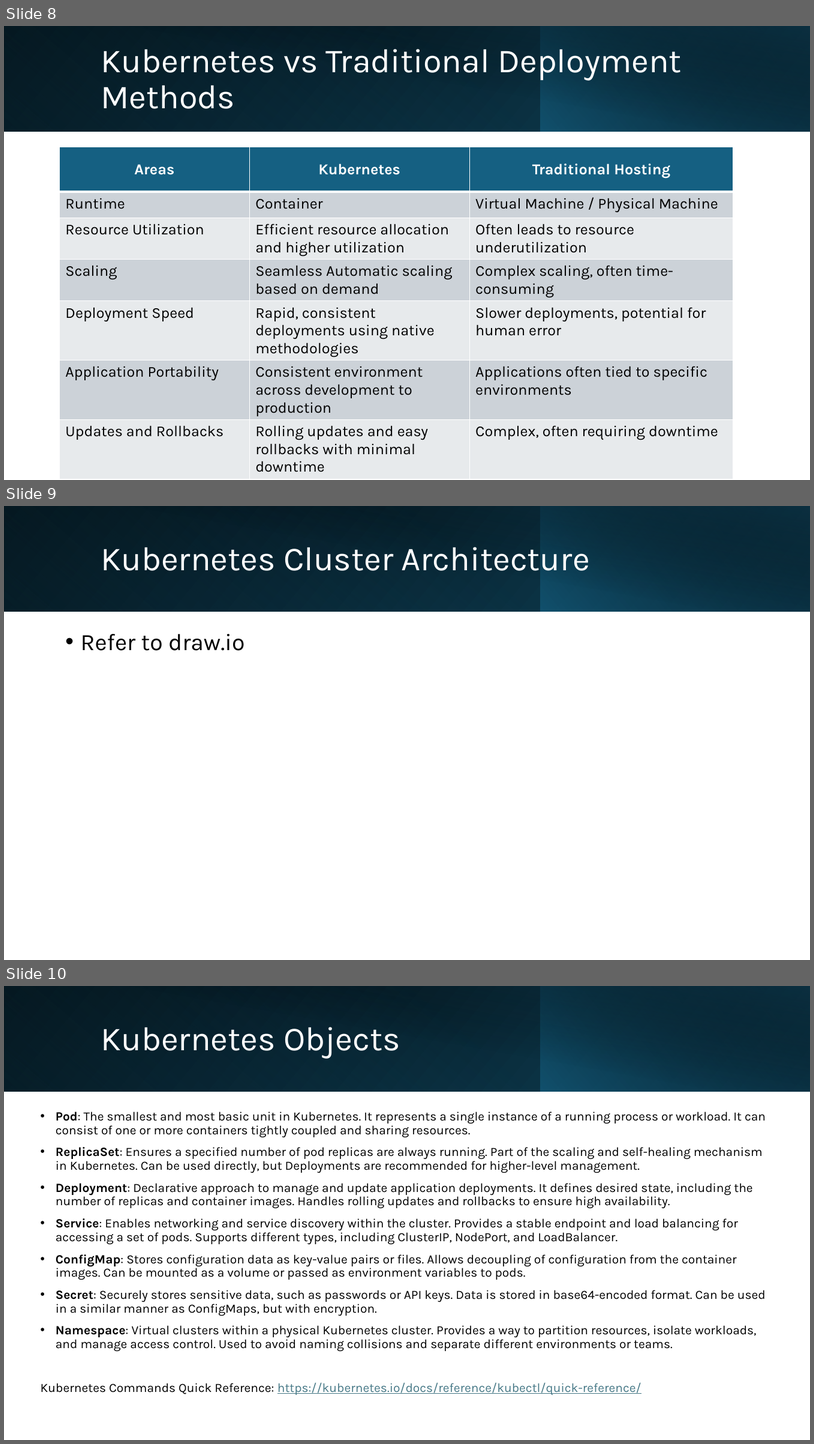
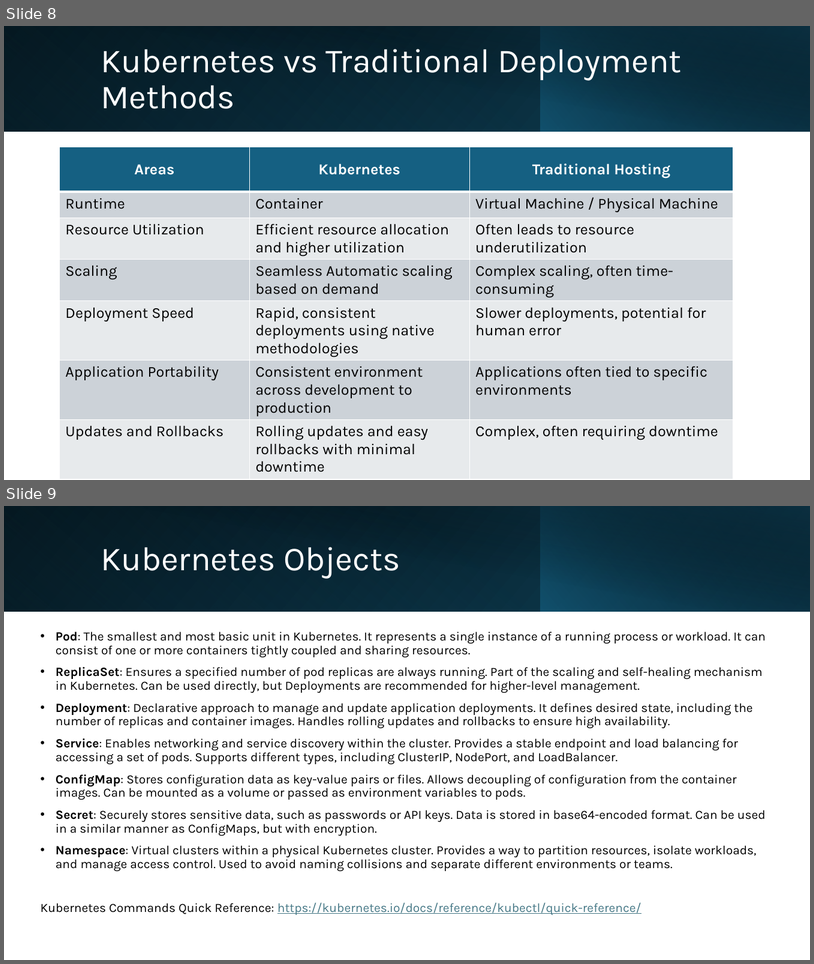
Before and after one commit to aishp411/PPMCAD12, a slide deck: kubernetes/session1/Kubernetes-Training-session-1.pptx. Shown one above the other, each under a label of ours: slides 8, 9 and 10 before the commit, slides 8 and 9 after it. The pictures are 814x1444 and 814x964 pixels, drawn with LibreOffice and Linux fonts; fonts in the diff are those of the drawing. Boxes give left, top, right and bottom in pixels: in the first picture for what was removed or moved away, otherwise in the second. Text is boxed around its words. In the diff, an @@ line names an element or a change of style, - is before the commit and + after.

```diff
--- a/kubernetes/session1/Kubernetes-Training-session-1.pptx
+++ b/kubernetes/session1/Kubernetes-Training-session-1.pptx
@@ slide 9 removed at [4,506,810,960], background #FFFFFF @@
@@ rectangle removed at [4,506,810,611] @@
@@ rectangle removed at [4,506,541,611] @@
@@ rectangle removed at [34,506,810,612] @@
@@ rectangle removed at [540,506,810,611] @@
@@ title removed at [101,547,590,571] @@
-Kubernetes Cluster Architecture
@@ text removed at [81,634,245,651] @@
-• Refer to draw.io
@@ what was slide 10 is now slide 9 @@
```
Also in this commit, not shown: 34 other files.
